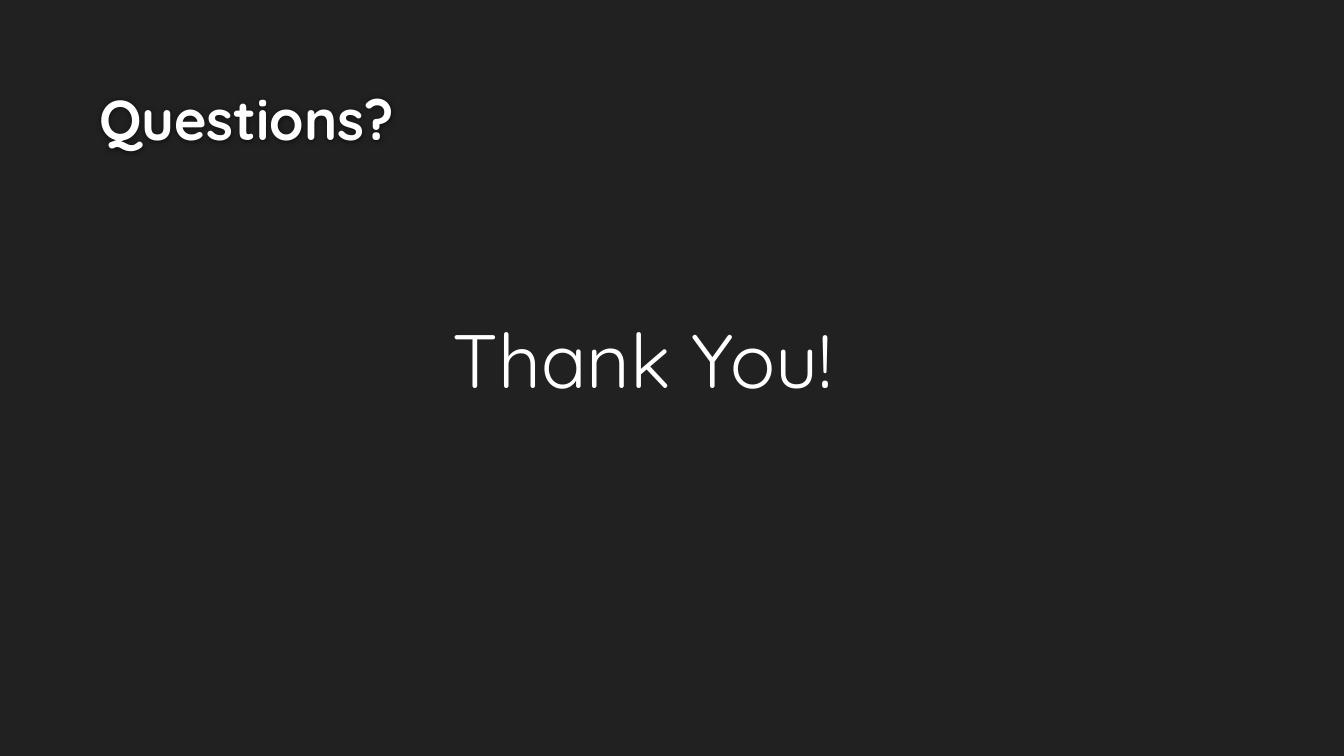
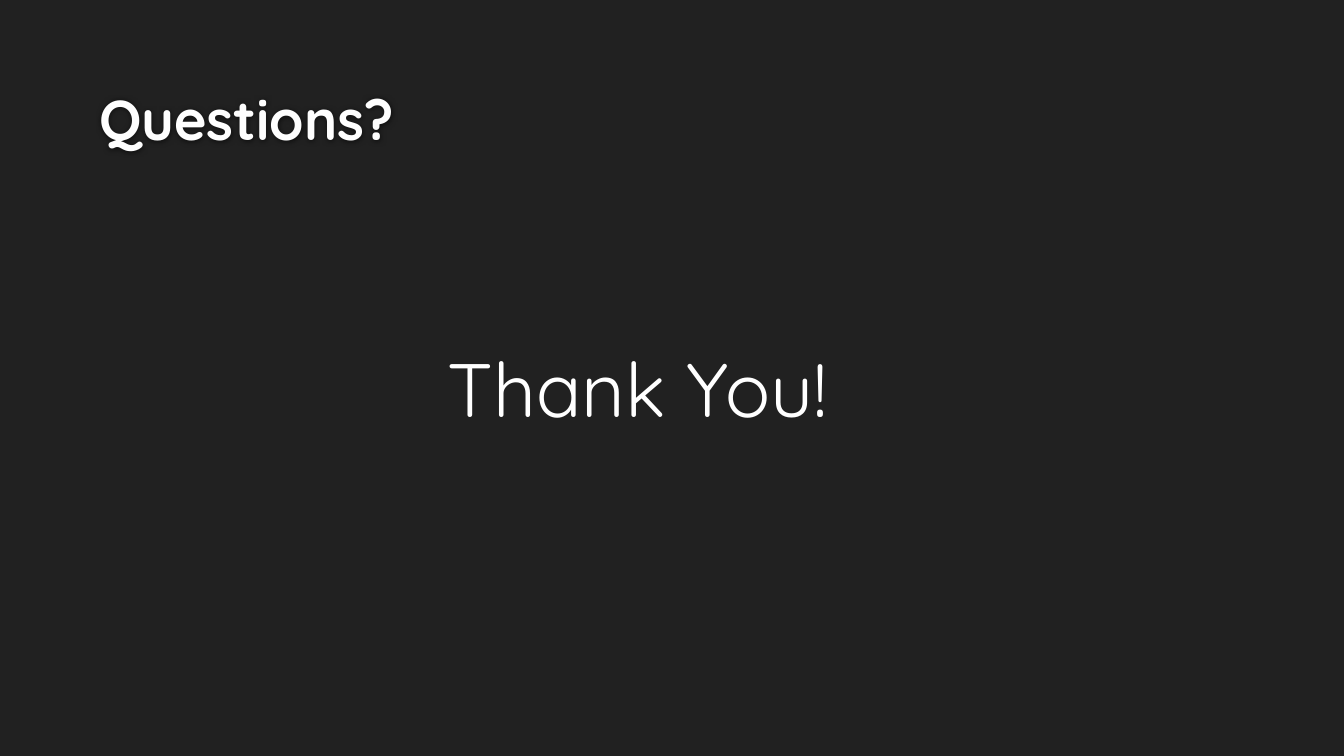
Before and after one commit to QimingChen/spring_graphql, a slide deck: slide 12 of example3/graphql.pptx. Drawn at 1344x756 pixels with LibreOffice and Linux fonts; fonts in the diff are those of the drawing; background and template pictures are left out. Boxes give left, top, right and bottom in pixels: in the first picture for what was removed or moved away, otherwise in the second. Text is boxed around its words. In the diff, an @@ line names an element or a change of style, - is before the commit and + after.

```diff
--- a/example3/graphql.pptx
+++ b/example3/graphql.pptx
@@ text "Thank You!": place and size @@
-text "Thank You!" at <box>453,332,833,389</box>
+text "Thank You!" at <box>448,361,827,418</box>
```
Also in this commit, not shown: 7 other slides changed.
